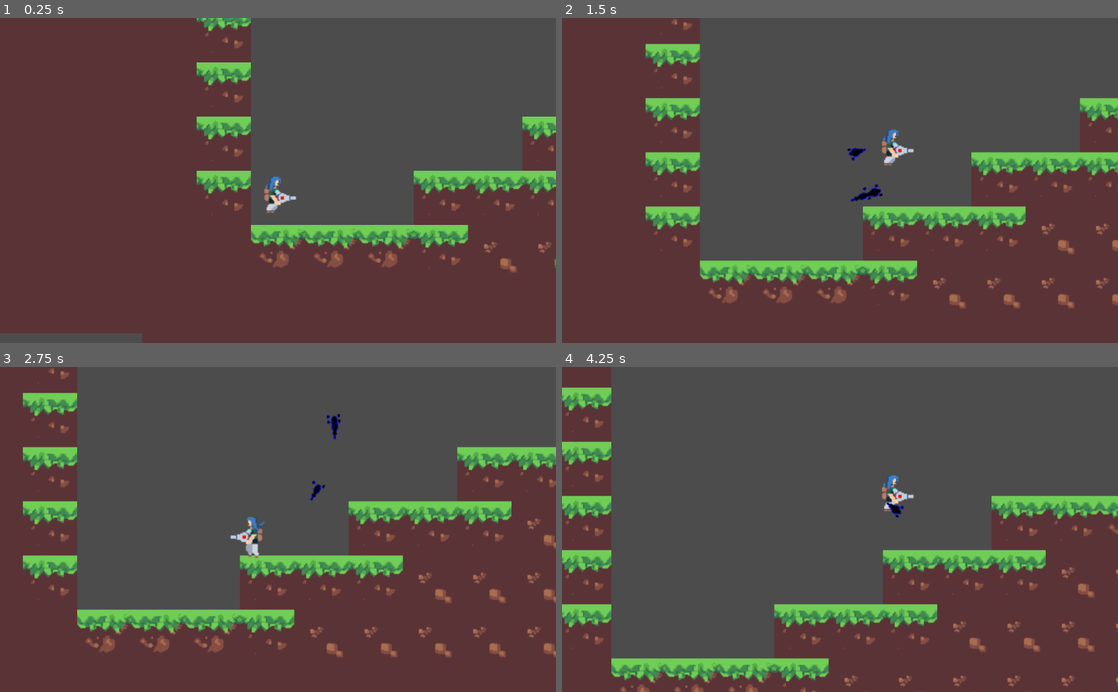
Above: before the commit, frames 1-4 (two rows, left to right).
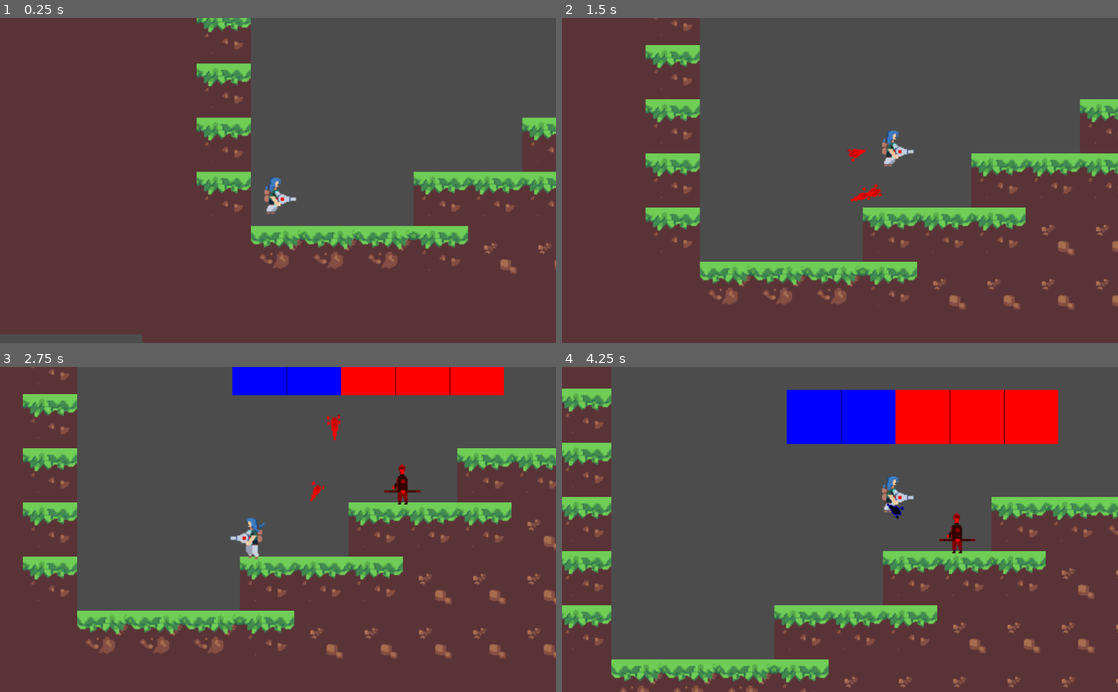
Above: after the commit, the same moments.

Repository: patrat3121/ldj-2018
Game: Godot game, scene res://levels/Level0.tscn
Same seed, same stepped clock (60 frames per second), same inputs: the game is played once before the commit and once after it.
Inputs (mouse positions are in pixels of both pictures, inside the frame that each line leads up to):
- Up to frame 1 (0.25 s): no input
- Up to frame 2 (1.5 s): move the mouse to (962, 164) at 0.52 s; press the mouse at (962, 164) at 0.53 s; hold D (move_right) from 0.53 s (still down); tap Space (jump) at 0.77 s; move the mouse to (728, 196) at 1.27 s; release the mouse at (728, 196) at 1.28 s; click (728, 196) at 1.35 s
- Up to frame 3 (2.75 s): tap Space (jump) at 1.52 s; move the mouse to (333, 458) at 2.02 s; release D (move_right) at 2.03 s; press the mouse at (333, 458) at 2.03 s; hold A (move_left) from 2.03 s (still down)
- Up to frame 4 (4.25 s): move the mouse to (812, 594) at 2.77 s; release A (move_left) at 2.78 s; release the mouse at (812, 594) at 2.78 s; hold D (move_right) from 2.78 s (still down); click (812, 594) at 2.85 s; tap Space (jump) at 3.02, 3.77 s; move the mouse to (1006, 578) at 3.52 s; press the mouse at (1006, 578) at 3.53 s; tap 3 (load_blue) at 4.15 s

The runs differ from the first frame. In frame 1, 2.3% of the frame differs, in the area x 0-100%, y 0-98%; in frame 2, 3.2%; in frame 3, 8.1%; in frame 4, 12%, in the area x 0-100%, y 6-100%.

Commit message:
Add Enemy

Diff:
--- /dev/null
+++ b/levels/Level0.gd
@@ -0,0 +1,20 @@
+extends Node2D
+
+var Enemy = preload("res://scenes/Enemy.tscn")
+export(Vector2) var spawn = null
+
+func _ready():
+	# Called every time the node is added to the scene.
+	# Initialization here
+	pass
+
+func _enter_tree():
+	var enemy = Enemy.instance()
+	enemy.start(spawn, [{
+		name = "red",
+		value = 3
+	},{
+		name = "blue",
+		value = 2
+	}])
+	add_child(enemy)
--- a/levels/Level0.tscn
+++ b/levels/Level0.tscn
@@ -1,9 +1,10 @@
-[gd_scene load_steps=6 format=2]
+[gd_scene load_steps=7 format=2]
 
-[ext_resource path="res://tilesets/tiles.tres" type="TileSet" id=1]
-[ext_resource path="res://scripts/TileMap.gd" type="Script" id=2]
-[ext_resource path="res://scenes/Player.tscn" type="PackedScene" id=3]
-[ext_resource path="res://scripts/Killer.gd" type="Script" id=4]
+[ext_resource path="res://levels/Level0.gd" type="Script" id=1]
+[ext_resource path="res://tilesets/tiles.tres" type="TileSet" id=2]
+[ext_resource path="res://scripts/TileMap.gd" type="Script" id=3]
+[ext_resource path="res://scenes/Player.tscn" type="PackedScene" id=4]
+[ext_resource path="res://scripts/Killer.gd" type="Script" id=5]
 
 [sub_resource type="RectangleShape2D" id=1]
 
@@ -12,13 +13,15 @@
 
 [node name="Scene" type="Node2D"]
 
+script = ExtResource( 1 )
 _sections_unfolded = [ "Transform" ]
+spawn = Vector2( 50, 50 )
 
 [node name="TileMap" type="TileMap" parent="." index="0"]
 
 position = Vector2( 0, -3.09088 )
 mode = 0
-tile_set = ExtResource( 1 )
+tile_set = ExtResource( 2 )
 cell_size = Vector2( 50, 50 )
 cell_quadrant_size = 16
 cell_custom_transform = Transform2D( 1, 0, 0, 1, 0, 0 )
@@ -34,13 +37,12 @@
 occluder_light_mask = 1
 format = 1
 tile_data = PoolIntArray( 327675, 5, 0, 327676, 5, 0, 327677, 5, 0, 327678, 5, 0, 327679, 5, 0, 393211, 5, 0, 393212, 5 …(1923 unchanged characters)…
-script = ExtResource( 2 )
-_sections_unfolded = [ "Cell" ]
+script = ExtResource( 3 )
+_sections_unfolded = [ "Cell", "Collision" ]
 
-[node name="Player" parent="." index="1" instance=ExtResource( 3 )]
+[node name="Player" parent="." index="1" instance=ExtResource( 4 )]
 
 position = Vector2( 25.1754, 506.024 )
-SHOOT_LATENCY = 0.35
 
 [node name="Area2D" type="Area2D" parent="." index="2"]
 
--- a/scenes/Enemy.tscn
+++ b/scenes/Enemy.tscn
@@ -1,16 +1,16 @@
 [gd_scene load_steps=5 format=2]
 
 [ext_resource path="res://scripts/Enemy.gd" type="Script" id=1]
-[ext_resource path="res://assets/test.png" type="Texture" id=2]
+[ext_resource path="res://assets/images/meelee_bad-guyArtboard-1.png" type="Texture" id=2]
 [ext_resource path="res://scenes/HPBar.tscn" type="PackedScene" id=3]
 
 [sub_resource type="CapsuleShape2D" id=1]
 
 custom_solver_bias = 0.0
-radius = 32.1474
-height = 20.0
+radius = 5.07864
+height = 23.475
 
-[node name="Enemy" type="KinematicBody2D"]
+[node name="Enemy" type="KinematicBody2D" index="0"]
 
 input_pickable = false
 collision_layer = 0
@@ -27,12 +27,13 @@
 [node name="Sprite" type="Sprite" parent="." index="0"]
 
 position = Vector2( -0.32488, 0.127797 )
-scale = Vector2( 0.163476, 0.312942 )
 texture = ExtResource( 2 )
 _sections_unfolded = [ "Transform" ]
 
 [node name="CollisionShape2D" type="CollisionShape2D" parent="." index="1"]
 
+position = Vector2( 0.608162, 0 )
+scale = Vector2( 1.07528, 1 )
 shape = SubResource( 1 )
 
 [node name="Node2D" type="Node2D" parent="." index="2"]
--- a/scenes/Player.tscn
+++ b/scenes/Player.tscn
@@ -65,7 +65,7 @@
 radius = 8.85165
 height = 20.0
 
-[node name="Player" type="KinematicBody2D" index="0"]
+[node name="Player" type="KinematicBody2D"]
 
 input_pickable = false
 collision_layer = 1
@@ -99,6 +99,7 @@
 
 [node name="Camera2D" type="Camera2D" parent="." index="3"]
 
+position = Vector2( 0, -1 )
 anchor_mode = 1
 rotating = false
 current = true
--- a/scenes/Projectile.tscn
+++ b/scenes/Projectile.tscn
@@ -29,7 +29,7 @@
 audio_bus_name = "Master"
 script = ExtResource( 1 )
 damage = 1
-color = "blue"
+color = "red"
 
 [node name="CollisionShape2D" type="CollisionShape2D" parent="." index="0"]
 
--- a/scripts/Enemy.gd
+++ b/scripts/Enemy.gd
@@ -2,7 +2,7 @@
 
 var Colors = preload("res://scripts/Colors.gd")
 
-export (int) var speed = 125
+export (int) var speed = 0
 export var color = "red"
 
 const GRAVITY = 200
--- a/scripts/Player.gd
+++ b/scripts/Player.gd
@@ -24,7 +24,9 @@
 var jumping = false
 var alive = true
 
+var shot_color = "red"
 var prev_jump_pressed = false
+var colors = preload("res://scripts/Colors.gd")
 
 func _physics_process(delta):
 	if !alive:
@@ -38,6 +40,9 @@
 	var jump = Input.is_action_pressed("jump")
 	var shoot = Input.is_action_pressed("shoot")
 	var suicide = Input.is_action_pressed("suicide")
+	var chose_red = Input.is_action_just_pressed("load_red")
+	var chose_blue = Input.is_action_just_pressed("load_blue")
+	var chose_yellow = Input.is_action_just_pressed("load_yellow")
 
 	var stop = true
 
@@ -91,6 +96,13 @@
 		# Can't shoot continuously, must wait SHOOT_LATENCY seconds first
 		shoot()
 
+	if chose_red:
+		shot_color = "red"
+	if chose_blue:
+		shot_color = "blue"
+	if chose_yellow:
+		shot_color = "yellow"
+
 func _process(delta):
 	if alive:
 		if !is_on_floor():
@@ -121,8 +133,9 @@
 	print(projectile_instance.rotation_degrees)
 	get_parent().add_child(projectile_instance)
 	projectile_instance.position = Vector2(self.position.x,self.position.y)
-	projectile_instance.color = "green"
 	projectile_instance.speed = 50
+	projectile_instance.color = shot_color
+	projectile_instance.modulate = colors.COLORS[shot_color]
 	projectile_instance.damage = 1
 	projectile_instance.show()
 	$AnimatedSprite.animation = "shooting"
Binary file added: assets/images/meelee_bad-guyArtboard-1.png
Not shown, added: assets/images/meelee_bad-guyArtboard-1.png.import
Not shown: 1 places in levels/Level0.tscn that only renumber resources
Binary file added: scenes/meelee_bad-guyArtboard-1.png
Not shown, added: scenes/meelee_bad-guyArtboard-1.png.import
